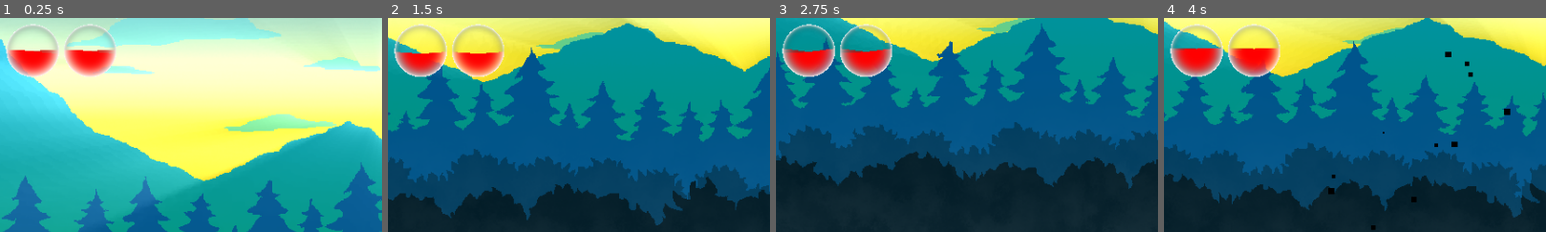
Above: before the commit, frames 1-4 (left to right).
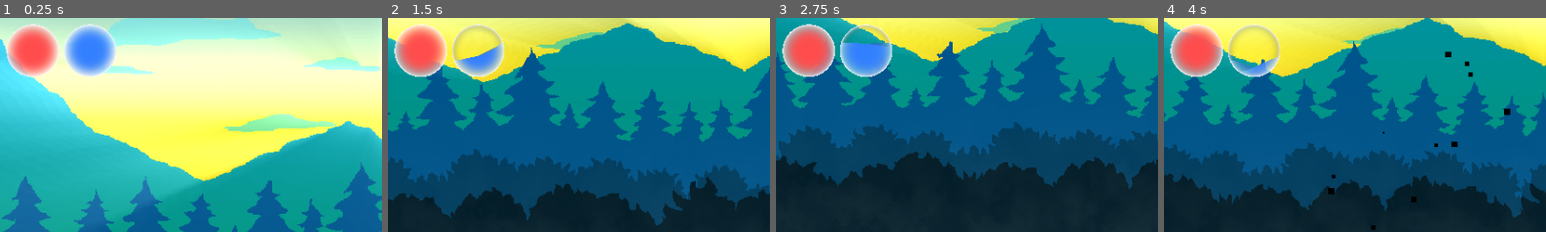
Above: after the commit, the same moments.

Repository: terriblepanic/first-game
Game: Godot game, scene res://scenes/Main.tscn
Same seed, same stepped clock (60 frames per second), same inputs: the game is played once before the commit and once after it. This scene is started directly instead of the project's main scene.
Inputs (mouse positions are % of the whole screen's width and height, from its top left):
- Up to frame 1 (0.25 s): no input
- Up to frame 2 (1.5 s): tap Enter (ui_accept) at 0.5 s; move the mouse to (72, 45) at 0.52 s; hold D (move_right) 0.53-1.25 s; click (72, 45) at 0.6 s; tap Space (jump) at 0.77 s; drag from (30, 55) to (71, 74) at 1.27 s
- Up to frame 3 (2.75 s): move the mouse to (60, 28) at 2.02 s; hold A (move_left) from 2.03 s (still down); right-click (60, 28) at 2.1 s
- Up to frame 4 (4 s): release A (move_left) at 2.75 s; drag from (45, 70) to (20, 35) at 2.77 s; move the mouse to (80, 65) at 3.52 s; hold D (move_right) from 3.53 s (still down); click (80, 65) at 3.6 s; tap Space (jump) at 3.77 s
The pictures show only the part of the screen within x 0-50%, y 0-50%; the shares and areas given below are measured in that part.

The runs differ from the first frame. In frame 1, 4.8% of the frame differs, in the area x 2-31%, y 3-28%; in frame 2, 3.6%; in frame 3, 4.1%; in frame 4, 3.8%.
Error before the commit: Parse Error: Used space character for indentation instead of tab as used before in the file. (res://scripts/hud.gd:58)

Commit message:
Fix stats in hud

Diff:
--- a/scenes/HUD.tscn
+++ b/scenes/HUD.tscn
@@ -1,6 +1,6 @@
 [gd_scene load_steps=8 format=3 uid="uid://i60btftcy6ji"]
 
-[ext_resource type="Script" uid="uid://dbqvta4b25f55" path="res://scripts/HUD.gd" id="1_nysna"]
+[ext_resource type="Script" uid="uid://dbqvta4b25f55" path="res://scripts/hud.gd" id="1_nysna"]
 [ext_resource type="Script" uid="uid://cspwhrut3nv8d" path="res://scripts/inventory.gd" id="2_f6qnu"]
 [ext_resource type="PackedScene" uid="uid://c7htbu4a30wt2" path="res://scenes/orb_bar.tscn" id="3_k4w17"]
 [ext_resource type="Script" uid="uid://bqb1l0y2cyjop" path="res://scripts/mini_map_viewport.gd" id="4_twldb"]
@@ -75,7 +75,6 @@
 layout_mode = 2
 
 [node name="InventoryPanel" type="Panel" parent="HUD"]
-visible = false
 layout_mode = 1
 anchors_preset = -1
 anchor_left = 0.25
@@ -88,26 +87,31 @@
 offset_bottom = 93.75
 
 [node name="InfoTabs" type="TabContainer" parent="HUD/InventoryPanel"]
-layout_mode = 0
+layout_mode = 1
+anchors_preset = 15
+anchor_right = 1.0
+anchor_bottom = 1.0
+grow_horizontal = 2
+grow_vertical = 2
+current_tab = 0
 
 [node name="InventoryTab" type="VBoxContainer" parent="HUD/InventoryPanel/InfoTabs"]
-layout_mode = 0
-tab_title = "Инвентарь"
+layout_mode = 2
+metadata/_tab_index = 0
 
 [node name="InventoryGrid" type="GridContainer" parent="HUD/InventoryPanel/InfoTabs/InventoryTab"]
-layout_mode = 0
-offset_left = -186.5
-offset_top = -104.75
-offset_right = -186.5
-offset_bottom = -104.75
+layout_mode = 2
+size_flags_vertical = 3
 columns = 5
 
 [node name="StatsTab" type="VBoxContainer" parent="HUD/InventoryPanel/InfoTabs"]
-layout_mode = 0
-tab_title = "Характеристики"
+visible = false
+layout_mode = 2
+metadata/_tab_index = 1
 
 [node name="BlessingsList" type="ItemList" parent="HUD/InventoryPanel/InfoTabs/StatsTab"]
-layout_mode = 0
+layout_mode = 2
+size_flags_vertical = 3
 
 [node name="SubViewportContainer" type="SubViewportContainer" parent="HUD"]
 visible = false
--- a/scenes/Levels/pantheon.tscn
+++ b/scenes/Levels/pantheon.tscn
@@ -12,7 +12,7 @@
 [ext_resource type="Texture2D" uid="uid://dwxl3shei32pk" path="res://assets/Levels/Pantheon/parallax/4.png" id="9_p75bh"]
 [ext_resource type="TileSet" uid="uid://bomyroirsycrr" path="res://assets/tilesets/pantheon.tres" id="10_3qtx6"]
 [ext_resource type="Shader" uid="uid://cq0tvmh3a0lof" path="res://shaders/god_rays.gdshader" id="11_os1q6"]
-[ext_resource type="Script" uid="uid://dl5osbkkokjs7" path="res://scripts/pantheon_fire.gd" id="12_fbv6d"]
+[ext_resource type="Script" uid="uid://dl5osbkkokjs7" path="res://scripts/pantheon.gd" id="12_fbv6d"]
 [ext_resource type="Shader" uid="uid://dymhok6c0bfp3" path="res://shaders/pantheon_godrays.gdshader" id="13_8a4im"]
 [ext_resource type="Shader" uid="uid://bpx1ahbt7vyir" path="res://shaders/pantheon_water.gdshader" id="14_fmryo"]
 [ext_resource type="PackedScene" uid="uid://jubqgarq03kq" path="res://scenes/fog_layer.tscn" id="14_l658r"]
@@ -327,7 +327,6 @@
 
 [node name="HUD" parent="." instance=ExtResource("2_vr15j")]
 layer = 100
-visible = false
 
 [node name="ParallaxBackground" type="ParallaxBackground" parent="."]
 
--- a/scripts/blessing_manager.gd
+++ b/scripts/blessing_manager.gd
@@ -1,10 +1,13 @@
 extends Node
+
+signal blessing_changed(god: String, blessing: String)
 
 var blessings: Dictionary = {}
 
 
 func set_blessing(god_name: String, blessing: String) -> void:
 	blessings[god_name] = blessing
+	emit_signal("blessing_changed", god_name, blessing)
 
 
 func get_blessing(god_name: String) -> String:
--- a/scripts/god_altar.gd
+++ b/scripts/god_altar.gd
@@ -2,14 +2,10 @@
 extends Area2D
 
 @export var blessings: Array[String] = ["Blessing1", "Blessing2"]
-
 signal blessing_selected(god: String, blessing: String)
 
 @export var god_name: String = "God"
 
-# Tracks whether the game tree was already paused before showing the
-# blessing selection window. Used to avoid unpausing the tree if it was
-# previously paused by another system.
 var _tree_was_paused := false
 
 
@@ -19,30 +15,25 @@
 
 func _show_menu() -> void:
 	var win := Window.new()
-	# чтобы окно работало даже на паузе
 	win.process_mode = Node.PROCESS_MODE_ALWAYS
 	win.title = "Выберите благословение"
-
-	# подключаем обработчик крестика
 	win.close_requested.connect(_on_menu_closed.bind(win))
 
 	var vbox := VBoxContainer.new()
 	win.add_child(vbox)
 
-        # кнопки благословений
-        for b in blessings:
-                var current := BlessingManager.get_blessing(god_name)
-                var btn := Button.new()
-                if current == b:
-                        btn.text = "%s (выбрано)" % b
-                        btn.disabled = true
-                        btn.modulate = Color(0.7, 0.7, 0.7)
-                else:
-                        btn.text = b
-                btn.pressed.connect(_on_blessing_chosen.bind(b, win))
-                vbox.add_child(btn)
+	for b in blessings:
+		var current := BlessingManager.get_blessing(god_name)
+		var btn := Button.new()
+		if current == b:
+			btn.text = "%s (выбрано)" % b
+			btn.disabled = true
+			btn.modulate = Color(0.7, 0.7, 0.7)
+		else:
+			btn.text = b
+		btn.pressed.connect(_on_blessing_chosen.bind(b, win))
+		vbox.add_child(btn)
 
-	# единожды добавляем в сцену, ставим паузу и показываем
 	add_child(win)
 	_tree_was_paused = get_tree().paused
 	if not _tree_was_paused:
@@ -51,7 +42,6 @@
 
 
 func _on_menu_closed(win: Window) -> void:
-	# убираем паузу, только если мы её сами включали
 	if not _tree_was_paused:
 		get_tree().paused = false
 	win.queue_free()
--- a/scripts/hud.gd
+++ b/scripts/hud.gd
@@ -16,56 +16,55 @@
 @onready var inventory: Inventory = $Inventory
 
 func _ready() -> void:
-	var player = $"../Player/Player"
-
-	# === Инициализация орбов до сигналов ===
+	# === Инициализация орбов (unchanged) ===
 	var hp_material: ShaderMaterial = orb_hp_sprite.material.duplicate()
 	orb_hp_sprite.material = hp_material
-
 	hp_orb = OrbUIController.new()
 	hp_orb.SetOwner(self)
 	hp_orb.SetShader(hp_material)
-	hp_orb.ball_color = Color(1, 1, 1, 1)
-	hp_orb.alert_ball_color = Color(1, 0.3, 0.1, 1)
+	hp_orb.ball_color = Color(1,1,1,1)
+	hp_orb.alert_ball_color = Color(1,0.3,0.1,1)
 	hp_orb.Reset()
-	hp_material.set_shader_parameter("water_color", Color(1, 0.3, 0.3, 1))
+	hp_material.set_shader_parameter("water_color", Color(1,0.3,0.3,1))
 	hp_material.set_shader_parameter("transparent_empty", true)
 
 	var mp_material: ShaderMaterial = orb_mp_sprite.material.duplicate()
 	orb_mp_sprite.material = mp_material
-
 	mp_orb = OrbUIController.new()
 	mp_orb.SetOwner(self)
 	mp_orb.SetShader(mp_material)
-	mp_orb.ball_color = Color(1, 1, 1, 1)
-	mp_orb.alert_ball_color = Color(0.2, 0.2, 1.0, 1)
+	mp_orb.ball_color = Color(1,1,1,1)
+	mp_orb.alert_ball_color = Color(0.2,0.2,1,1)
 	mp_orb.Reset()
 	mp_orb.SetDeathStateEnabled(false)
-	mp_material.set_shader_parameter("water_color", Color(0.2, 0.5, 1, 1))
+	mp_material.set_shader_parameter("water_color", Color(0.2,0.5,1,1))
 	mp_material.set_shader_parameter("transparent_empty", true)
 
-	# === Подключение сигналов после инициализации орбов ===
+	# === Сигналы игрока (unchanged) ===
+	var player = $"../Player/Player"
 	if player:
 		if player.has_signal("health_changed"):
 			player.health_changed.connect(_on_player_health_changed)
 		if player.has_signal("mana_changed"):
 			player.mana_changed.connect(_on_player_mana_changed)
-
 		_on_player_health_changed(player.health, player.max_health)
 		_on_player_mana_changed(player.mana, player.max_mana)
 
+	# === Инвентарь ===
 	if inventory:
 		inventory.inventory_changed.connect(_on_inventory_changed)
+	inventory_panel.visible = false
 
-        inventory_panel.visible = false
-        update_blessings_list()
+	# первый раз отрисуем всё из BlessingManager
+	BlessingManager.blessing_changed.connect(update_blessings_list)
+	update_blessings_list()
 
 func _process(_delta: float) -> void:
-        if Input.is_action_just_pressed("open_inventory"):
-                inventory_panel.visible = not inventory_panel.visible
-                if inventory_panel.visible:
-                        inventory.populate_grid(inventory_grid)
-                        update_blessings_list()
+	if Input.is_action_just_pressed("open_inventory"):
+		inventory_panel.visible = not inventory_panel.visible
+		if inventory_panel.visible:
+			inventory.populate_grid(inventory_grid)
+			update_blessings_list()
 
 func _on_player_health_changed(value: int, max_value: int) -> void:
 	if hp_orb:
@@ -84,11 +83,23 @@
 			mp_orb.SetSmooth(value, max_value)
 
 func _on_inventory_changed() -> void:
-        if inventory_panel.visible:
-                inventory.populate_grid(inventory_grid)
+	if inventory_panel.visible:
+		inventory.populate_grid(inventory_grid)
 
-func update_blessings_list() -> void:
-        blessings_list.clear()
-        for god in BlessingManager.blessings.keys():
-                var blessing = BlessingManager.blessings[god]
-                blessings_list.add_item("%s: %s" % [god, blessing])
+# =========================
+# Здесь ключ:
+# =========================
+
+# Сигнатура с двумя опциональными параметрами.
+# Когда Main.spawn_altars() делает:
+#    altar.blessing_selected.connect(hud.update_blessings_list)
+#     ↑ 2 аргумента из сигнала уйдут в selected_god и selected_blessing
+# А когда вы вызываете просто update_blessings_list() — оба будут пустые строки.
+func update_blessings_list(selected_god: String = "", selected_blessing: String = "") -> void:
+	blessings_list.clear()
+	for god_key in BlessingManager.blessings.keys():
+		var bless = BlessingManager.blessings[god_key]
+		var txt = "%s: %s" % [god_key, bless]
+		if god_key == selected_god and bless == selected_blessing:
+			txt += " (выбрано)"
+		blessings_list.add_item(txt)
--- /dev/null
+++ b/scripts/pantheon.gd
@@ -0,0 +1,44 @@
+extends Node2D
+
+var _chosen: Dictionary = {}
+
+@onready var _animated_sprite = $Fire
+@onready var _altar_scene: PackedScene = preload("res://scenes/altar.tscn")
+
+
+func _ready() -> void:
+	_spawn_altars()
+
+
+func _process(delta: float) -> void:
+	_animated_sprite.play("fire")
+
+
+func _spawn_altars() -> void:
+	var hud := get_node_or_null("HUD")
+
+	var altar1: GodAltar = _altar_scene.instantiate()
+	altar1.position = Vector2(-72, 64)
+	altar1.god_name = "GodA"
+	altar1.blessings = ["Сила", "Защита"]
+	add_child(altar1)
+
+	altar1.blessing_selected.connect(_on_blessing_selected)
+	if hud:
+		altar1.blessing_selected.connect(hud.update_blessings_list)
+
+	var altar2: GodAltar = _altar_scene.instantiate()
+	altar2.position = Vector2(72, 64)
+	altar2.god_name = "GodB"
+	altar2.blessings = ["Мудрость", "Удача"]
+	add_child(altar2)
+
+	altar2.blessing_selected.connect(_on_blessing_selected)
+	if hud:
+		altar2.blessing_selected.connect(hud.update_blessings_list)
+
+
+func _on_blessing_selected(god: String, blessing: String) -> void:
+	_chosen[god] = blessing
+	if _chosen.size() >= 2:
+		TransitionManager.change_scene("res://scenes/Levels/kingdom_king.tscn")
--- a/scripts/pantheon_fire.gd
+++ /dev/null
@@ -1,41 +0,0 @@
-extends Node2D
-
-var _chosen: Dictionary = {}
-
-@onready var _animated_sprite = $Fire
-@onready var _altar_scene: PackedScene = preload("res://scenes/altar.tscn")
-
-
-func _ready() -> void:
-	_spawn_altars()
-
-
-func _process(delta: float) -> void:
-	_animated_sprite.play("fire")
-
-
-func _spawn_altars() -> void:
-        var altar1: GodAltar = _altar_scene.instantiate()
-        altar1.position = Vector2(-72, 64)
-        altar1.god_name = "GodA"
-        altar1.blessings = ["Сила", "Защита"]
-        add_child(altar1)
-        altar1.blessing_selected.connect(_on_blessing_selected)
-        var hud = get_node_or_null("HUD")
-        if hud != null:
-                altar1.blessing_selected.connect(hud.update_blessings_list)
-
-        var altar2: GodAltar = _altar_scene.instantiate()
-        altar2.position = Vector2(72, 64)
-        altar2.god_name = "GodB"
-        altar2.blessings = ["Мудрость", "Удача"]
-        add_child(altar2)
-        altar2.blessing_selected.connect(_on_blessing_selected)
-        if hud != null:
-                altar2.blessing_selected.connect(hud.update_blessings_list)
-
-
-func _on_blessing_selected(god: String, blessing: String) -> void:
-	_chosen[god] = blessing
-	if _chosen.size() >= 2:
-		TransitionManager.change_scene("res://scenes/Levels/kingdom_king.tscn")
Renamed: scripts/pantheon_fire.gd.uid -> scripts/pantheon.gd.uid
